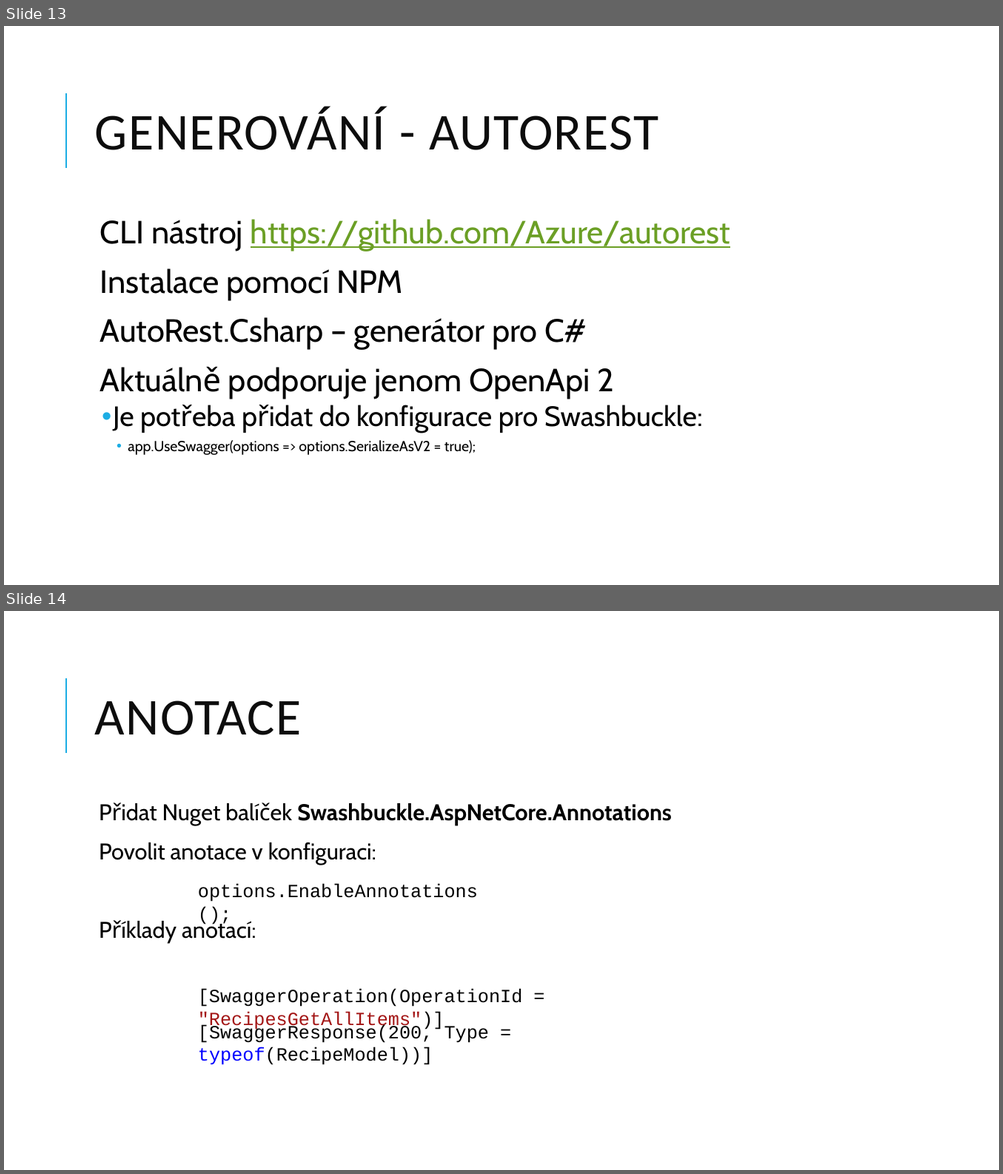
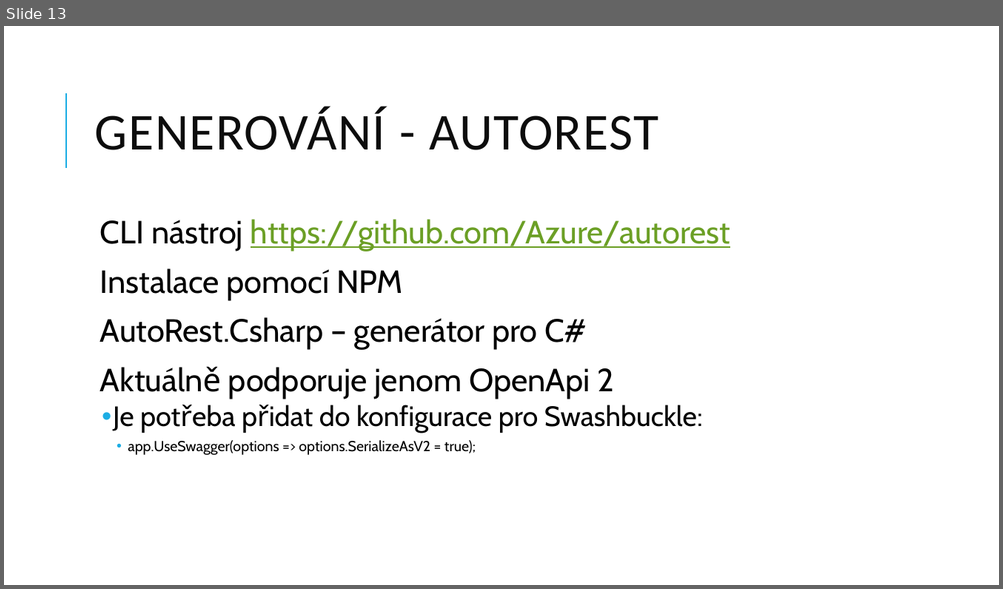
Before and after one commit to jasho/pv239-maui, a slide deck: 06_API/PV239-Xamarin-06_API.pptx. Shown one above the other, each under a label of ours: slides 13 and 14 before the commit, slide 13 after it. The pictures are 1003x1174 and 1003x589 pixels, drawn with LibreOffice and Linux fonts; fonts in the diff are those of the drawing. Boxes give left, top, right and bottom in pixels: in the first picture for what was removed or moved away, otherwise in the second. Text is boxed around its words. In the diff, an @@ line names an element or a change of style, - is before the commit and + after.

```diff
--- a/06_API/PV239-Xamarin-06_API.pptx
+++ b/06_API/PV239-Xamarin-06_API.pptx
@@ slide 14 removed at (4, 611, 999, 1170), background #FFFFFF; not listed: 1 template element that a slide beside it also shows @@
@@ title removed at (95, 701, 301, 735) @@
-ANOTACE
@@ text removed at (99, 803, 671, 939) @@
-  Přidat Nuget balíček Swashbuckle.AspNetCore.Annotations
-  Povolit anotace v konfiguraci:
-  Příklady anotací:
@@ text removed at (198, 884, 478, 902) @@
-options.EnableAnnotations();
@@ text removed at (198, 989, 523, 1031) @@
-[SwaggerOperation(OperationId = "RecipesGetAllItems")]
@@ text removed at (198, 1025, 489, 1065) @@
-[SwaggerResponse(200, Type = typeof(RecipeModel))]
```
Also in this commit, not shown: 5 slides changed, 1 slide added, 36 other files.
